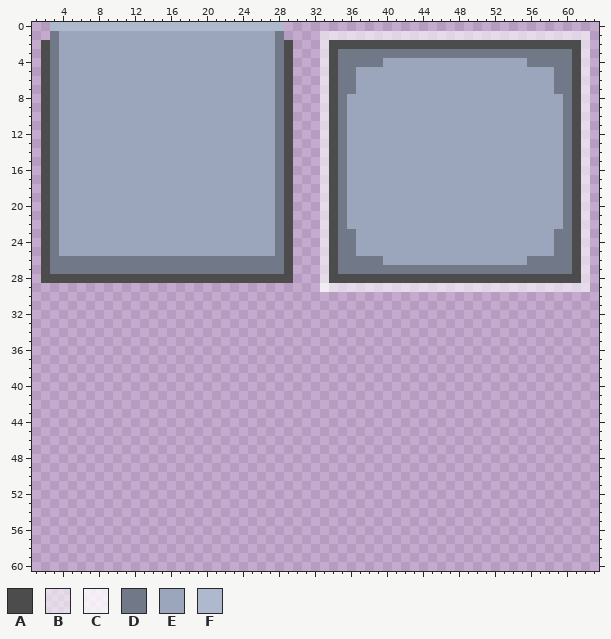
Edited in one commit: sprite sheet (Assets/Sprites/plates_and_levers.png). The picture above was drawn from the file before the commit.
The file is 64x96 pixels. Shown: x 1..63, y 0..60. The old version is drawn lined up with the new one.
Palette (. is transparent): A #4c4c4c  B #ffffff93  C #ffffffd1  D #717989  E #9ba6bc  F #aeb9ce
Pixels before (only the part around the change), first column x 8:
32 .....................................................
33 .....................................................
34 .....................................................
35 .....................................................
36 .....................................................
37 .....................................................
38 .....................................................
39 .....................................................
40 .....................................................
41 .....................................................
42 .....................................................
43 .....................................................
44 .....................................................
45 .....................................................
46 .....................................................
47 .....................................................
48 .....................................................
49 .....................................................
50 .....................................................
51 .....................................................
52 .....................................................
53 .....................................................
54 .....................................................
55 .....................................................
56 .....................................................
57 .....................................................
58 .....................................................
59 .....................................................
60 .....................................................
Once edited:
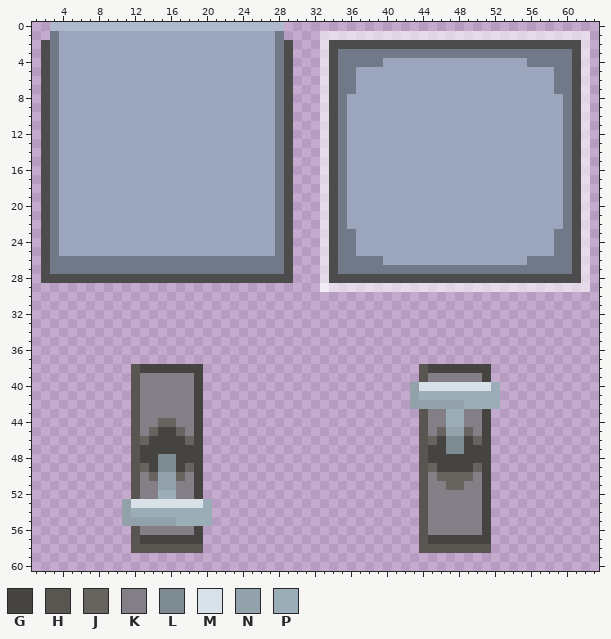
Colours new in this view: G #464441  H #595652  J #676460  K #847e87  L #7d8a92  M #d7e1e7  N #92a1aa  P #9badb7
The exact change:
drawings rearranged on the sheet (the old picture shows each at its new place; 2 dropped ones are not shown)
Changed rows in their new state; - is an unchanged pixel.
first column x 11:
38 -HGGGGGGG------------------------HGGGGGGG-
39 -HKKKKKKG------------------------HKKKKKKG-
40 -HKKKKKKG-----------------------NMMMMMMMMP
41 -HKKKKKKG-----------------------NPPPPPPPPP
42 -HKKKKKKG-----------------------NNNNNNPPPP
43 -HKKKKKKG------------------------HKKPPKKG-
44 -HKKJJKKG------------------------HKKPPKKG-
45 -HKJGGJKG------------------------HKJNNJKG-
46 -HJGGGGJG------------------------HJGLLGJG-
47 -HGGGGGGG------------------------HGGLLGGG-
48 -HGGLLGGG------------------------HGGGGGGG-
49 -HJGLLGJG------------------------HJGGGGJG-
50 -HKJNNJKG------------------------HKJJJJKG-
51 -HKKNNKKG------------------------HKKJJKKG-
52 -HKKPPKKG------------------------HKKKKKKG-
53 NMMMMMMMMP-----------------------HKKKKKKG-
54 NPPPPPPPPP-----------------------HKKKKKKG-
55 NNNNNNPPPP-----------------------HKKKKKKG-
56 -HKKKKKKG------------------------HKKKKKKG-
57 -HGGGGGGG------------------------HGGGGGGG-
58 -HHHHHHHH------------------------HHHHHHHH-
Boxes around the changes in both pictures, in picture pixels (x1, y1, x2, y2):
added: (122, 364, 212, 553)
added: (410, 364, 500, 553)
